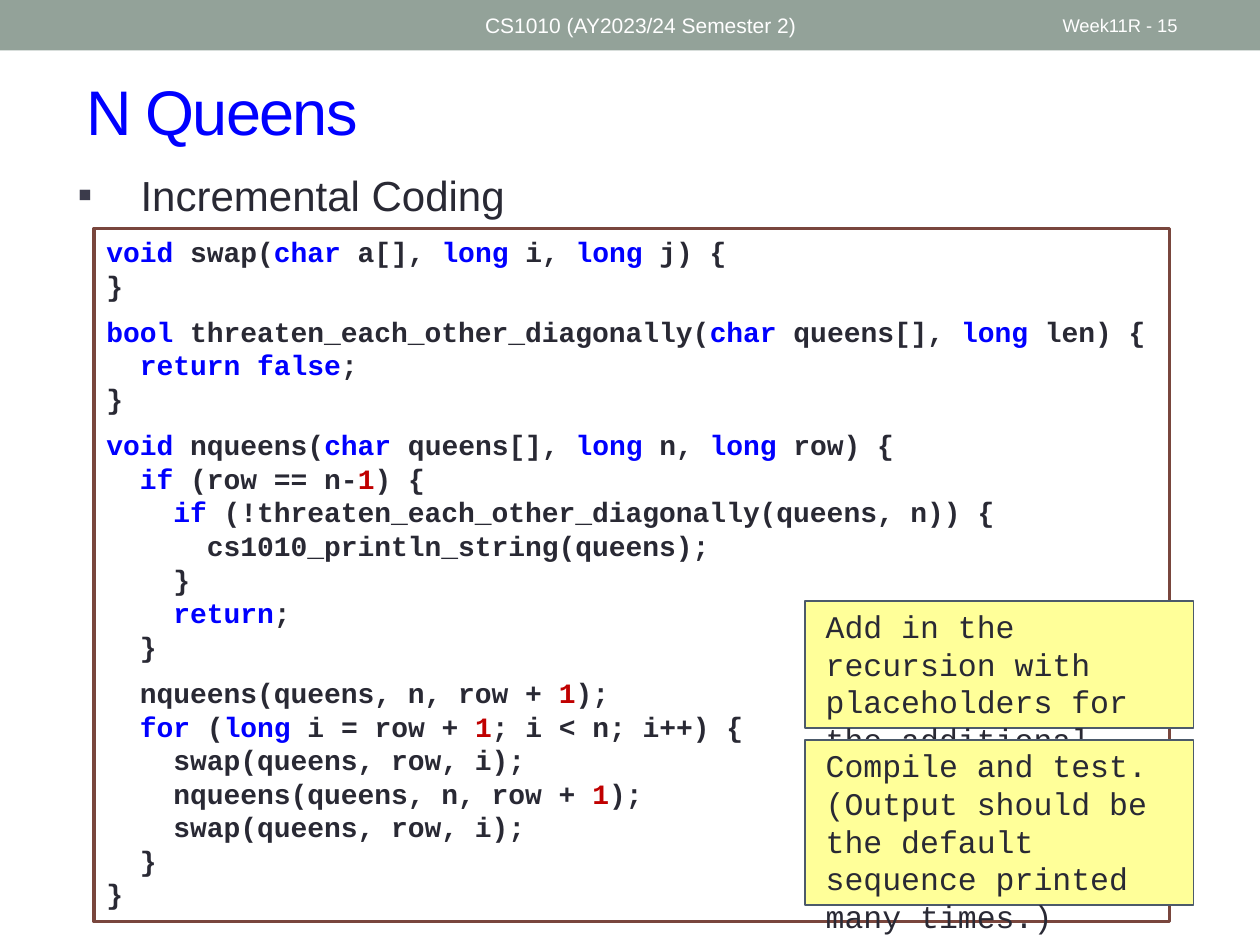
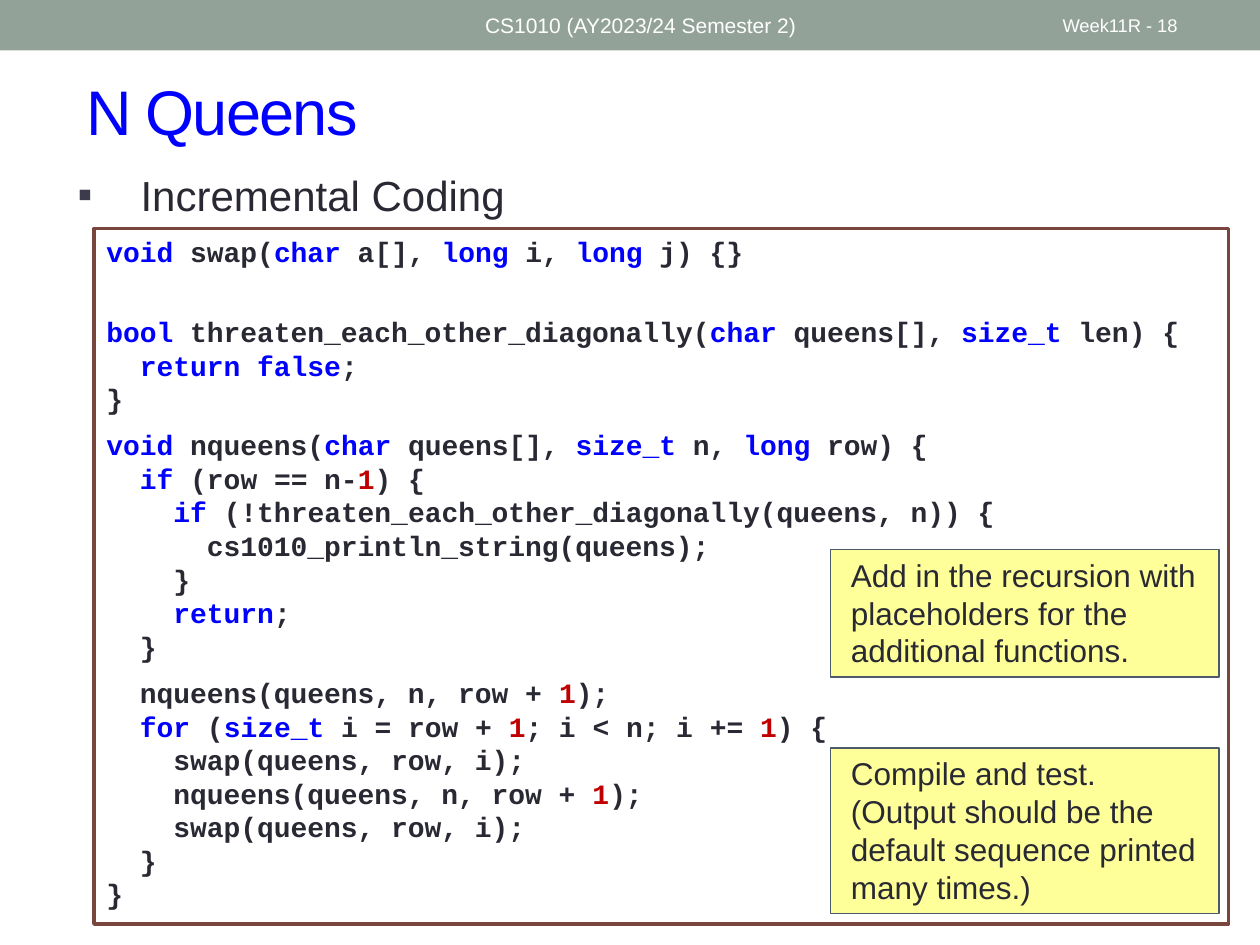
Before and after one commit to nus-cs1010-2425-s2/website, a slide deck: slide 18 of slides/Week11_Recap.pptx (slide 15 before the commit). Drawn at 1260x945 pixels with LibreOffice and Linux fonts; fonts in the diff are those of the drawing. Boxes give left, top, right and bottom in pixels: in the first picture for what was removed or moved away, otherwise in the second. Text is boxed around its words. In the diff, an @@ line names an element or a change of style, - is before the commit and + after.

```diff
--- a/slides/Week11_Recap.pptx
+++ b/slides/Week11_Recap.pptx
@@ page number at (x1=1063, y1=19, x2=1177, y2=32): text changed @@
-Week11R - 15
+Week11R - 18
@@ rectangle "void swap(char a[], long i, ..." resized from (x1=94, y1=228, x2=1171, y2=921) to (x1=94, y1=228, x2=1228, y2=924) @@
@@ text in rectangle at (x1=106, y1=242, x2=1145, y2=348): text changed @@
-void swap(char a[], long i, long j) {
-}
-bool threaten_each_other_diagonally(char queens[], long len) {
+void swap(char a[], long i, long j) {}
+bool threaten_each_other_diagonally(char queens[], size_t len) {
@@ text in rectangle at (x1=106, y1=436, x2=894, y2=461): text changed @@
-void nqueens(char queens[], long n, long row) {
+void nqueens(char queens[], size_t n, long row) {
@@ rectangle "Add in the recursion with ..." at (x1=830, y1=549, x2=1218, y2=677): font Courier New to Arial @@
@@ rectangle "Add in the recursion with ..." moved from (x1=805, y1=601, x2=1193, y2=728) to (x1=830, y1=549, x2=1218, y2=677) @@
@@ text in rectangle at (x1=140, y1=717, x2=794, y2=743): text changed @@
-for (long i = row + 1; i < n; i++) {
+for (size_t i = row + 1; i < n; i += 1) {
@@ rectangle "Compile and test. (Output should ..." moved from (x1=805, y1=740, x2=1193, y2=905) to (x1=830, y1=748, x2=1218, y2=914) @@
@@ rectangle "Compile and test. (Output should ..." at (x1=830, y1=748, x2=1218, y2=914): font Courier New to Arial @@
```
Also in this commit, not shown: 6 other slides changed, 3 slides added, 4 other files.
